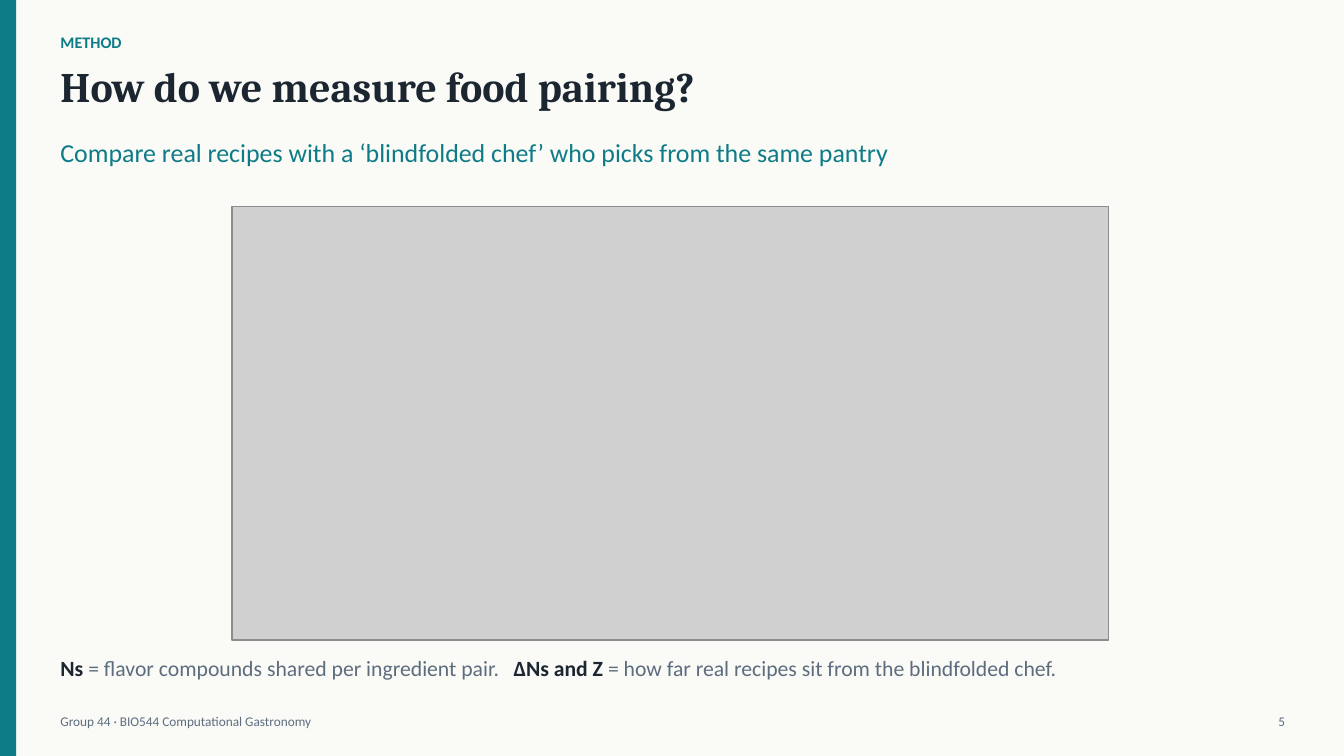
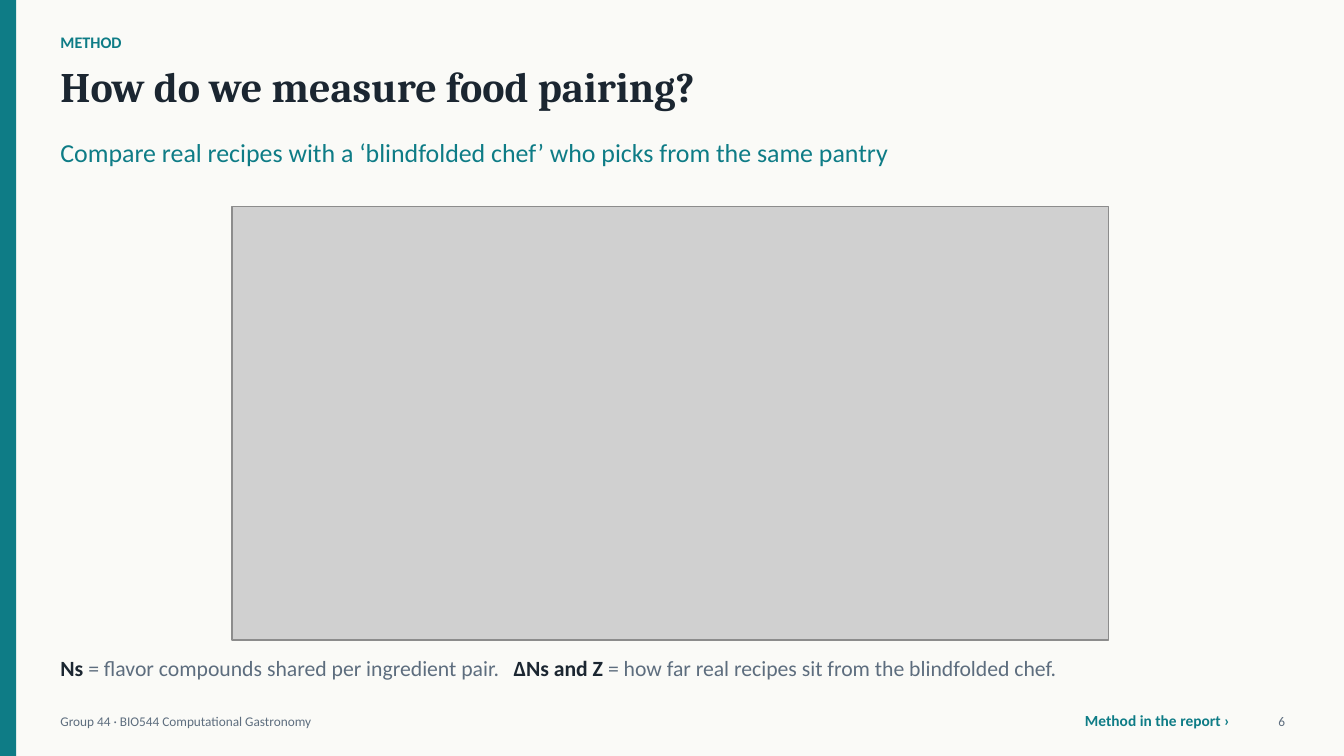
Before and after one commit to Nishant7p/CGAS-Project, a slide deck: slide 6 of deliverables/Group44_BIO544_slides.pptx (slide 5 before the commit). Drawn at 1344x756 pixels with LibreOffice and Linux fonts; fonts in the diff are those of the drawing; grey boxes stand for pictures. Boxes give left, top, right and bottom in pixels: in the first picture for what was removed or moved away, otherwise in the second. Text is boxed around its words. In the diff, an @@ line names an element or a change of style, - is before the commit and + after.

```diff
--- a/deliverables/Group44_BIO544_slides.pptx
+++ b/deliverables/Group44_BIO544_slides.pptx
@@ text added at (x1=1085, y1=715, x2=1220, y2=729), 11 pt, text #0E7C86, bold @@
+Method in the report ›
@@ text at (x1=1278, y1=717, x2=1285, y2=726): text changed @@
-5
+6
```
Also in this commit, not shown: 20 other slides changed, 2 slides added, 1 slide removed, 27 other files.
